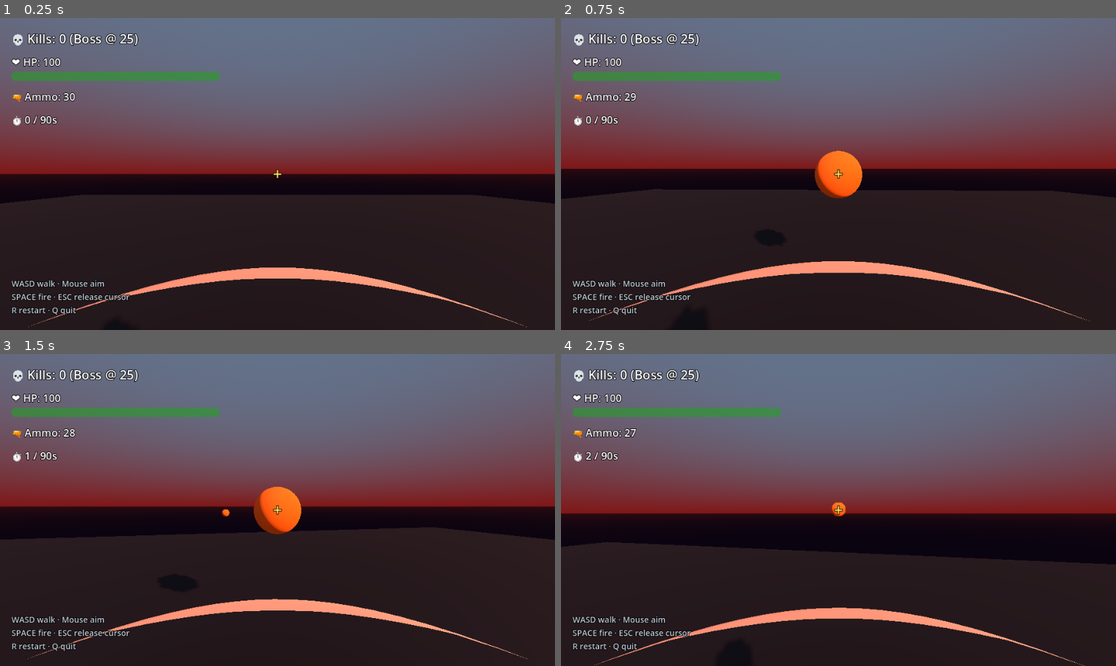
Above: before the commit, frames 1-4 (two rows, left to right).
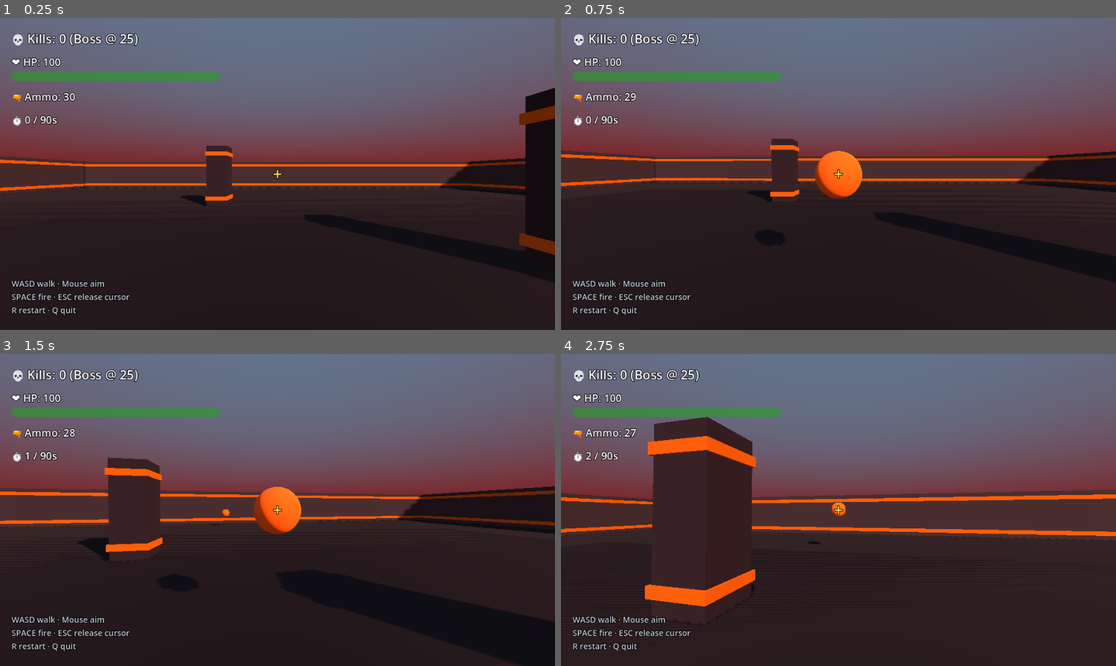
Above: after the commit, the same moments.

Repository: kamwoh/yume
Game: Godot game, scene res://scenes/doomarena3d.tscn
Same seed, same stepped clock (60 frames per second), same inputs: the game is played once before the commit and once after it. This scene is started directly instead of the project's main scene.
Inputs (mouse positions are in pixels of both pictures, inside the frame that each line leads up to):
- Up to frame 1 (0.25 s): no input
- Up to frame 2 (0.75 s): tap Enter (ui_accept) at 0.5 s; move the mouse to (832, 180) at 0.52 s; hold W (move_north) from 0.53 s (still down); tap Space (spark) at 0.6 s; click (832, 180) at 0.67 s
- Up to frame 3 (1.5 s): keep holding W (move_north); tap Enter (ui_accept) at 0.77 s; move the mouse to (316, 513) at 1.27 s; tap Space (spark) at 1.35 s
- Up to frame 4 (2.75 s): keep holding W (move_north); tap Enter (ui_accept) at 1.52 s; move the mouse to (794, 506) at 2.02 s; tap R at 2.1 s; tap Space (spark) at 2.3 s

The runs differ from the first frame. In frame 1, 14% of the frame differs, in the area x 0-100%, y 22-100%; in frame 2, 12%; in frame 3, 15%; in frame 4, 25%, in the area x 0-100%, y 20-100%.

Commit message:
DoomArena3D: arena geometry + reviewer Axis 13 + hide_for_camera_attach fix
User feedback: "where is the wall? where is the map design?" — the
v2 GDD specified "Containment Chamber 7" theme but the implementation
shipped as a flat void. Skipped the level-designer pass.

This commit closes that gap on three fronts:

1. Reviewer skill — added Axis 13 (Spatial design / level layout).
   The 12 axes covered theme + mechanics + adversarial pokes but had
   no axis asking "is the level designed?" That blind spot let a GDD
   with "Containment Chamber 7" pass review without specifying any
   walls, cover, or geometry. New axis enumerates genre-specific
   minimums (shooter: walls + ≥3 cover; TD: ≥4 waypoints + ≥3 slots;
   etc.) and flags GDDs where theme exists but spatial design
   doesn't.

2. Level design — yume-level-designer produced level-design.md with
   concrete 44×44 m arena geometry: 4 perimeter walls at ±22m,
   4 asymmetric cover pillars, floor plate, expanded spawn ring
   (14m → 18m), expanded bounds (±15 → ±21), boss spawn radius
   (12 → 16, framed against the "boss dais" pillar). Each placement
   has a one-sentence rationale tying to GDD aesthetic (Challenge
   from cover decisions; Sensation from effects against real
   geometry; Submission from spatial memory across replays).

3. Implementation — wall + pillar + floor entity defs (decorative
   only in v2 — engine has no wall_blocks_projectile or
   wall_blocks_movement primitives yet; tracked as future ADR work).
   3 new mesh defs (wall_panel_ns, wall_panel_ew, pillar_steel,
   floor_grate). zz_instances.json now ships 9 spatial entities
   alongside player + clock.

Engine fix: `visual.hide_for_camera_attach` was documented in
player.json visuals but never read. Added handling in
world.gd._attach_renderer alongside `visual.hidden`. Now first-person
games can suppress their own actor's mesh from rendering — fixes
the "head sphere occluding view from inside" issue in doomarena3d.

All 188 unit tests + 26 doomarena3d scenarios pass. Visual capture
confirms walls + pillars + floor render correctly and player mesh
no longer blocks the view.

Co-Authored-By: Claude Opus 4.7 (1M context) <noreply@anthropic.com>

Diff:
--- /dev/null
+++ b/archetypes/core/templates/godot/data/demo_doomarena3d/entities/floor.json
@@ -0,0 +1,14 @@
+{
+  "_comment": "Industrial steel-grate floor plate covering the 44×44 m arena. Visual reference so the player doesn't see void below the bounds clamp.",
+  "definitions": [
+    {
+      "id": "floor",
+      "tags": ["floor", "decoration"],
+      "properties": {},
+      "state_init": {},
+      "visual": {
+        "mesh": "floor_grate"
+      }
+    }
+  ]
+}
--- /dev/null
+++ b/archetypes/core/templates/godot/data/demo_doomarena3d/entities/pillar.json
@@ -0,0 +1,15 @@
+{
+  "_comment": "Interior cover pillars — exposed structural columns / mining-rig fragments per Containment Chamber theme. 4 asymmetric instances per level-design.md. Decorative + spatial-reference only in v2 (no LOS/movement blocking yet).",
+  "definitions": [
+    {
+      "id": "pillar",
+      "tags": ["pillar", "structure", "decoration", "cover"],
+      "properties": {},
+      "state_init": {},
+      "visual": {
+        "mesh": "pillar_steel",
+        "params": {"body": "#2a2a32", "band": "#cc7000"}
+      }
+    }
+  ]
+}
--- /dev/null
+++ b/archetypes/core/templates/godot/data/demo_doomarena3d/entities/wall.json
@@ -0,0 +1,23 @@
+{
+  "_comment": "Containment Chamber 7 perimeter walls — rusted steel panels with warning stripes. Decorative only in v2 (no projectile/movement blocking — engine doesn't have wall_blocks_* primitives yet). 4 instances frame the arena at ±22m.",
+  "definitions": [
+    {
+      "id": "wall_ns",
+      "tags": ["wall", "structure", "decoration"],
+      "properties": {},
+      "state_init": {},
+      "visual": {
+        "mesh": "wall_panel_ns"
+      }
+    },
+    {
+      "id": "wall_ew",
+      "tags": ["wall", "structure", "decoration"],
+      "properties": {},
+      "state_init": {},
+      "visual": {
+        "mesh": "wall_panel_ew"
+      }
+    }
+  ]
+}
--- a/archetypes/core/templates/godot/data/demo_doomarena3d/entities/zz_instances.json
+++ b/archetypes/core/templates/godot/data/demo_doomarena3d/entities/zz_instances.json
@@ -1,9 +1,21 @@
 {
-  "_comment": "Initial placements — minimal. Player at center (eye-level Y=0; capsule body sits on ground). Clock invisible at origin (won't render). All other entities spawn in via rules.",
+  "_comment": "Initial placements per level-design.md (2026-05-03). Player at center, clock invisible at origin, 4 perimeter walls at ±22m, 4 asymmetric cover pillars, 1 floor plate. All other entities (monsters, pickups, bullets, sparks, boss) spawn dynamically via rules.",
 
   "initial_instances": [
     {"def": "arena_clock", "id": "clock_1", "position": [0, 0, 0]},
-    {"def": "player",      "id": "player",  "position": [0, 0, 0]}
+    {"def": "player",      "id": "player",  "position": [0, 0, 0]},
+
+    {"def": "floor",       "id": "floor_1", "position": [0, 0, 0]},
+
+    {"def": "wall_ns",     "id": "wall_north", "position": [0, 0,  22]},
+    {"def": "wall_ns",     "id": "wall_south", "position": [0, 0, -22]},
+    {"def": "wall_ew",     "id": "wall_east",  "position": [ 22, 0, 0]},
+    {"def": "wall_ew",     "id": "wall_west",  "position": [-22, 0, 0]},
+
+    {"def": "pillar",      "id": "pillar_a",   "position": [ 5, 0,  -3]},
+    {"def": "pillar",      "id": "pillar_b",   "position": [-7, 0,   4]},
+    {"def": "pillar",      "id": "pillar_c",   "position": [10, 0,   9]},
+    {"def": "pillar",      "id": "pillar_d",   "position": [-3, 0, -10]}
   ],
 
   "initial_relations": []
--- a/archetypes/core/templates/godot/data/demo_doomarena3d/world_rules.json
+++ b/archetypes/core/templates/godot/data/demo_doomarena3d/world_rules.json
@@ -18,7 +18,7 @@
     },
 
     {
-      "_comment": "Spawn imp at random angle on the spawn ring (radius 14). Interval shortens with elapsed.",
+      "_comment": "Spawn imp at random angle on the spawn ring (radius 18 — just inside the ±22m walls). Interval shortens with elapsed.",
       "id": "monster_spawn",
       "trigger": {"type": "tick", "interval": 1},
       "query": {"tags_all": ["clock"], "state": {"spawn_timer_lt": 0.0}},
@@ -26,9 +26,9 @@
         {"type": "spawn",
          "template": "monster_imp",
          "position": [
-           "cos(randf() * 6.28318) * 14",
-           0,
-           "sin(randf() * 6.28318) * 14"
+           "cos(randf() * 6.28318) * 18",
+           0,
+           "sin(randf() * 6.28318) * 18"
          ]},
         {"type": "state_set", "target": "self", "field": "spawn_timer",
          "value": "max(2.0, 4.0 - self.state.elapsed * 0.022)"}
@@ -44,9 +44,9 @@
         {"type": "spawn",
          "template": "monster_demon",
          "position": [
-           "cos(randf() * 6.28318) * 14",
-           0,
-           "sin(randf() * 6.28318) * 14"
+           "cos(randf() * 6.28318) * 18",
+           0,
+           "sin(randf() * 6.28318) * 18"
          ]},
         {"type": "state_set", "target": "self", "field": "demon_timer", "value": 8.0}
       ]
@@ -61,9 +61,9 @@
         {"type": "spawn",
          "template": "monster_ranger",
          "position": [
-           "cos(randf() * 6.28318) * 14",
-           0,
-           "sin(randf() * 6.28318) * 14"
+           "cos(randf() * 6.28318) * 18",
+           0,
+           "sin(randf() * 6.28318) * 18"
          ]},
         {"type": "state_set", "target": "self", "field": "ranger_timer", "value": 12.0}
       ]
@@ -77,7 +77,7 @@
       "chance": 0.5,
       "effect": [
         {"type": "spawn", "template": "health_pickup",
-         "position": ["(randf() - 0.5) * 28", 0.5, "(randf() - 0.5) * 28"]},
+         "position": ["(randf() - 0.5) * 36", 0.5, "(randf() - 0.5) * 36"]},
         {"type": "state_set", "target": "self", "field": "pickup_timer", "value": 7.0}
       ]
     },
@@ -89,7 +89,7 @@
       "query": {"tags_all": ["clock"], "state": {"pickup_timer_lt": 0.0}},
       "effect": [
         {"type": "spawn", "template": "ammo_pickup",
-         "position": ["(randf() - 0.5) * 28", 0.5, "(randf() - 0.5) * 28"]},
+         "position": ["(randf() - 0.5) * 36", 0.5, "(randf() - 0.5) * 36"]},
         {"type": "state_set", "target": "self", "field": "pickup_timer", "value": 7.0}
       ]
     },
@@ -329,9 +329,9 @@
       "effect": [
         {"type": "spawn", "template": "monster_boss",
          "position": [
-           "cos(randf() * 6.28318) * 12",
-           0,
-           "sin(randf() * 6.28318) * 12"
+           "cos(randf() * 6.28318) * 16",
+           0,
+           "sin(randf() * 6.28318) * 16"
          ]},
         {"type": "state_set", "target": "a", "field": "boss_spawned", "value": 1},
         {"type": "emit_shell_event", "event": "play_sound", "name": "boss_roar"},
@@ -366,7 +366,7 @@
     },
 
     {
-      "_comment": "=== BOUNDS — clamp player + monsters to arena (XZ ±15). Y locked to 0 (planar combat).",
+      "_comment": "=== BOUNDS — clamp player + monsters to arena (XZ ±21 to keep them just inside the wall plane at ±22). Y locked to 0 (planar combat).",
       "id": "creature_bounds",
       "trigger": {"type": "tick", "interval": 1},
       "query": {"tags_all": ["creature"]},
@@ -374,7 +374,7 @@
         "type": "state_set",
         "target": "self",
         "field": "position",
-        "value": "Vector3(clamp(self.state.position.x, -15, 15), 0, clamp(self.state.position.z, -15, 15))"
+        "value": "Vector3(clamp(self.state.position.x, -21, 21), 0, clamp(self.state.position.z, -21, 21))"
       }
     }
   ]
--- a/archetypes/core/templates/godot/data/meshes.json
+++ b/archetypes/core/templates/godot/data/meshes.json
@@ -199,6 +199,37 @@
         {"op": "sphere", "pos": [0, 0, 0], "radius": 0.30, "color": "$tail"}
       ],
       "params": {"core": "#ff4040", "tail": "#a02020"}
+    },
+
+    "wall_panel_ns": {
+      "primitives": [
+        {"op": "box", "pos": [0, 1.5, 0], "size": [44, 3, 0.5],   "color": "#3a3a40"},
+        {"op": "box", "pos": [0, 0.4, 0], "size": [44, 0.25, 0.55], "color": "#cc7000"},
+        {"op": "box", "pos": [0, 2.6, 0], "size": [44, 0.25, 0.55], "color": "#cc7000"}
+      ]
+    },
+
+    "wall_panel_ew": {
+      "primitives": [
+        {"op": "box", "pos": [0, 1.5, 0], "size": [0.5, 3, 44],    "color": "#3a3a40"},
+        {"op": "box", "pos": [0, 0.4, 0], "size": [0.55, 0.25, 44], "color": "#cc7000"},
+        {"op": "box", "pos": [0, 2.6, 0], "size": [0.55, 0.25, 44], "color": "#cc7000"}
+      ]
+    },
+
+    "pillar_steel": {
+      "primitives": [
+        {"op": "box", "pos": [0, 1.5, 0], "size": [1, 3, 1],   "color": "$body"},
+        {"op": "box", "pos": [0, 0.4, 0], "size": [1.1, 0.2, 1.1], "color": "$band"},
+        {"op": "box", "pos": [0, 2.6, 0], "size": [1.1, 0.2, 1.1], "color": "$band"}
+      ],
+      "params": {"body": "#2a2a32", "band": "#cc7000"}
+    },
+
+    "floor_grate": {
+      "primitives": [
+        {"op": "box", "pos": [0, -0.05, 0], "size": [44, 0.1, 44], "color": "#1c1c20"}
+      ]
     }
   }
 }
--- a/archetypes/core/templates/godot/scripts/engine/world.gd
+++ b/archetypes/core/templates/godot/scripts/engine/world.gd
@@ -258,6 +258,12 @@
 	# entity shows as a pink/grey square at its position. Empirically caught
 	# during towerdef3d capture (2026-05-03).
 	if bool((ent.visual as Dictionary).get("hidden", false)): return
+	# Honor `visual.hide_for_camera_attach=true` — used by first-person
+	# scenes to suppress the player's own mesh (camera is at eye height
+	# but the player capsule/head sphere would otherwise occlude the view
+	# from inside). Empirically caught during doomarena3d level review
+	# (2026-05-03) — the flag was documented in JSON but never read.
+	if bool((ent.visual as Dictionary).get("hide_for_camera_attach", false)): return
 	var script := load(renderer_script)
 	if script == null: return
 	var node = script.new()
Not shown, changed: .claude/skills/yume-game-reviewer/SKILL.md
Not shown, added: docs/games/doomarena3d/level-design.md
